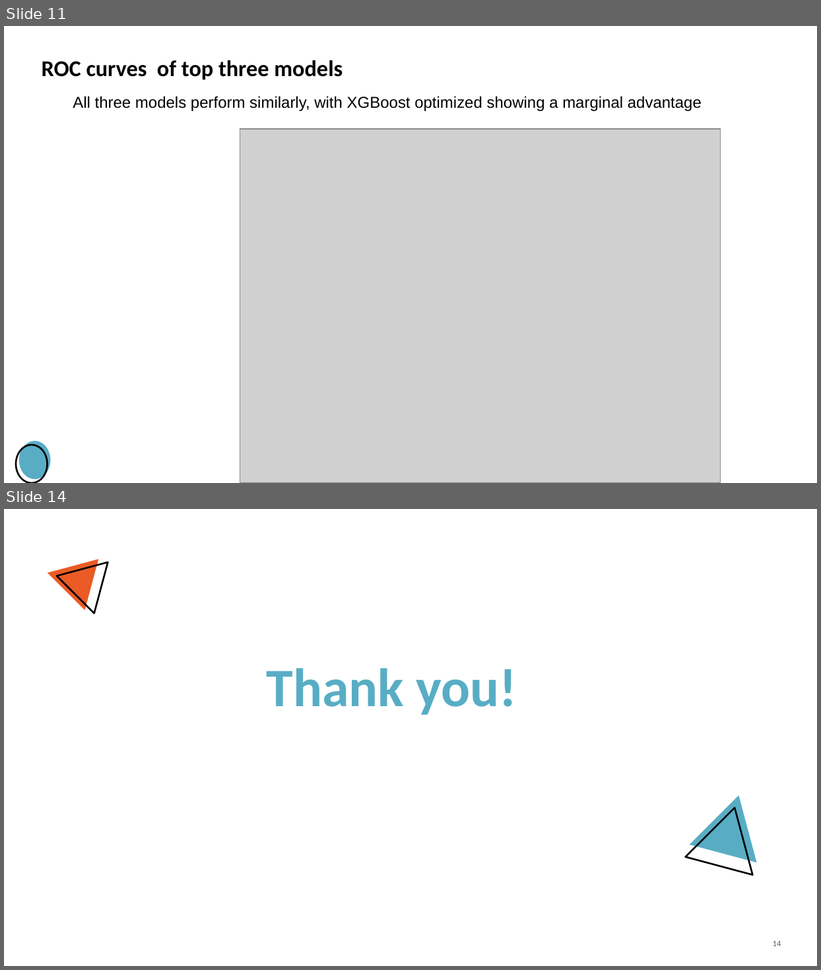
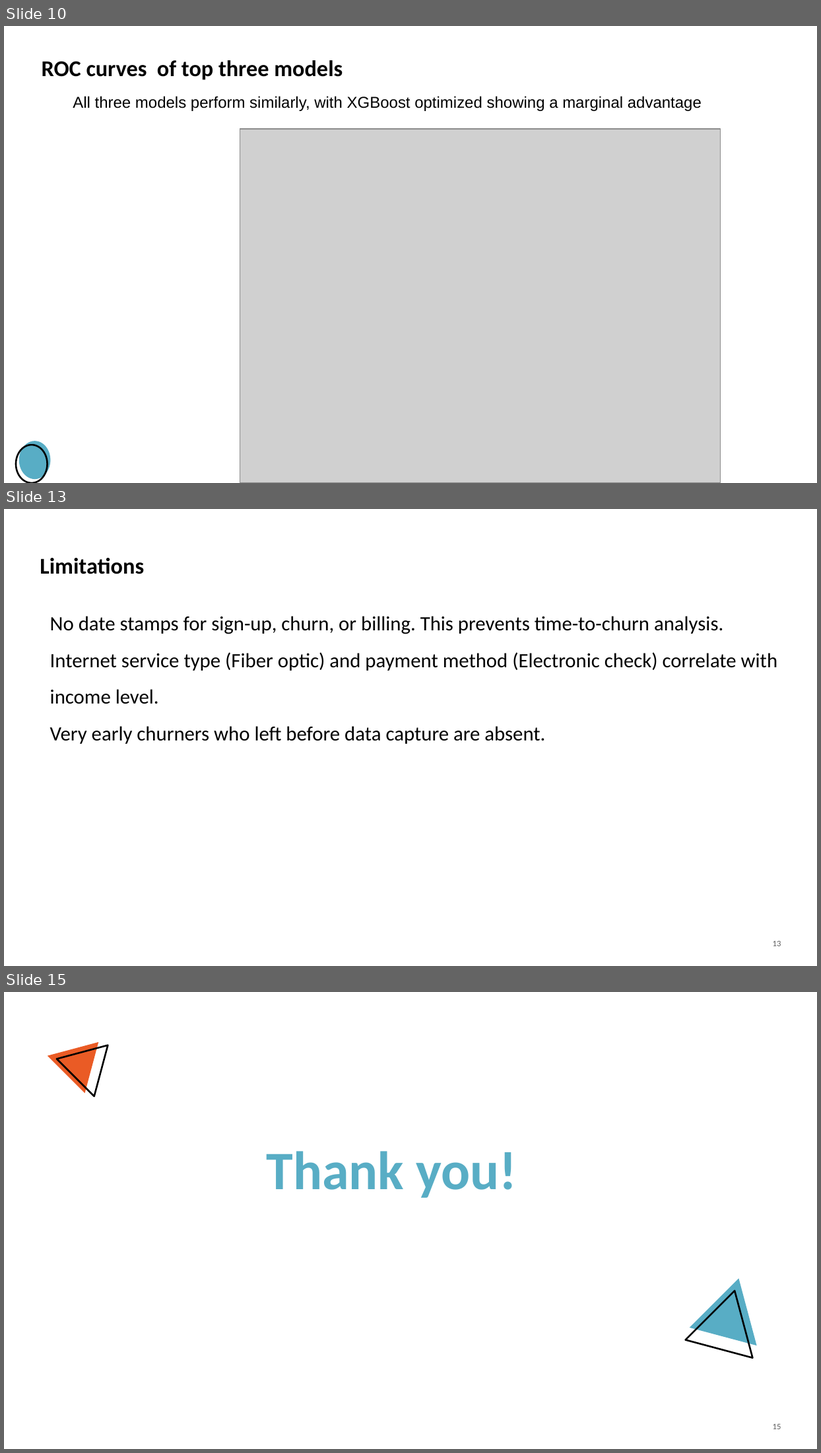
Before and after one commit to gwillcoding/ML_project, a slide deck: Project_presentation.pptx. Shown one above the other, each under a label of ours: slides 11 and 14 before the commit, slides 10, 13 and 15 after it; the slides between them are not shown. The pictures are 821x970 and 821x1453 pixels, drawn with LibreOffice and Linux fonts; fonts in the diff are those of the drawing; grey boxes stand for pictures; background and template pictures are left out. Boxes give left, top, right and bottom in pixels: in the first picture for what was removed or moved away, otherwise in the second. Text is boxed around its words. In the diff, an @@ line names an element or a change of style, - is before the commit and + after.

```diff
--- a/Project_presentation.pptx
+++ b/Project_presentation.pptx
@@ slide 13 added at [4,509,817,966], background #FFFFFF @@
@@ title added at [40,558,144,574], 20 pt, text #000000, bold @@
+Limitations
@@ text added at [50,616,778,744], 18 pt, text #000000 @@
+No date stamps for sign-up, churn, or billing. This prevents time-to-churn analysis.
+Internet service type (Fiber optic) and payment method (Electronic check) correlate with income level.
+Very early churners who left before data capture are absent.
@@ page number added at [773,941,781,947], 7.4 pt, text #5D5D5D @@
+13
@@ what was slide 11 is now slide 10 @@
@@ what was slide 14 is now slide 15 @@
@@ page number at [773,1424,781,1430]: text changed @@
-14
+15
```
Also in this commit, not shown: 9 slides changed, 1 other slide added, 1 slide removed, 1 other file.
